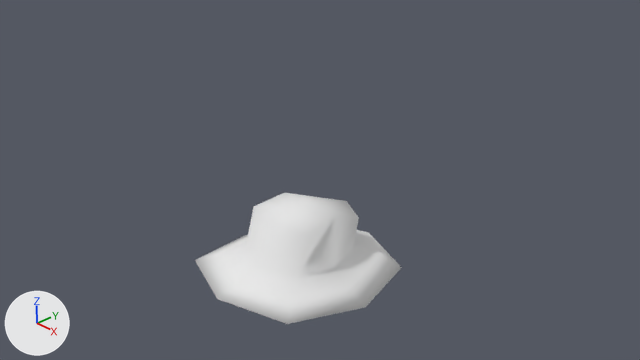
Two versions of the Blender file modelsource/Infantry/settler_hat.blend, one commit apart.
Before and after are seen from the file's camera 'Camera'. Arrows for +X, +Y and +Z are at lower left; the lights stay in place.
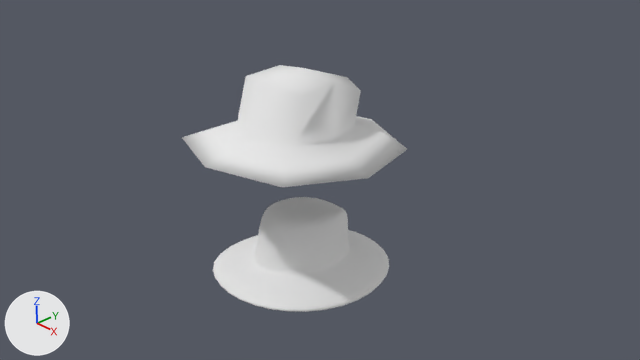
What differs and where, as boxes [x1, y1, x2, y2] in the pictures (640 x 360 px):
'Cube.001', mesh moved: before [195, 193, 402, 324]; after [182, 65, 407, 187]
'Cube', unchanged, uncovered by the edit: after [213, 197, 389, 312]

The change in detail:
me_cube_001 has 22 vertices, 16 faces and spans x 0.0..1.51, y -1.7..1.77, z -1.39..-0.01.
me_cube_001 is used by ob_cube_001; location (0.0, 0.0, 0.0).
me_cube_001 part 1: the whole mesh is moved by (0.0, 0.0, 2.22).
